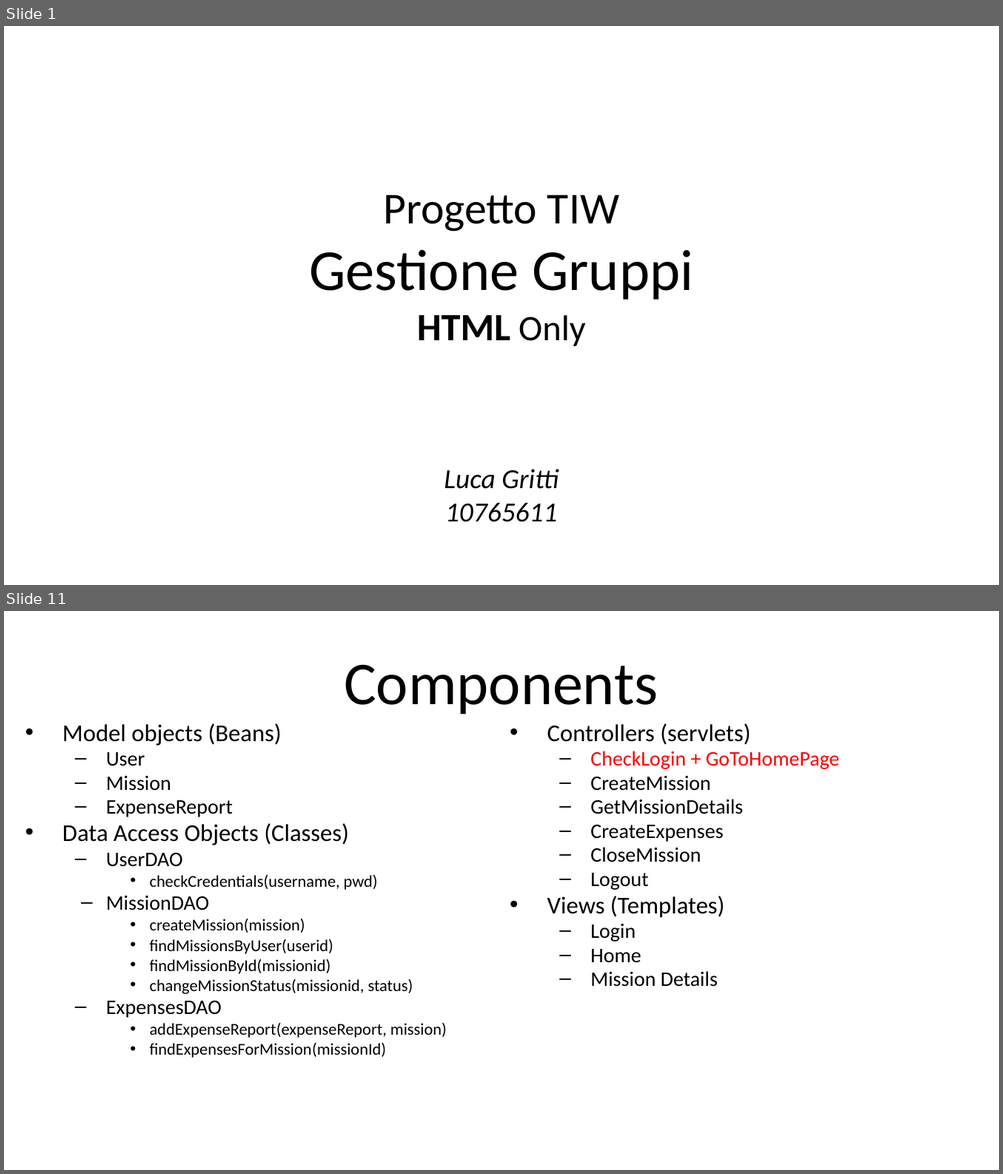
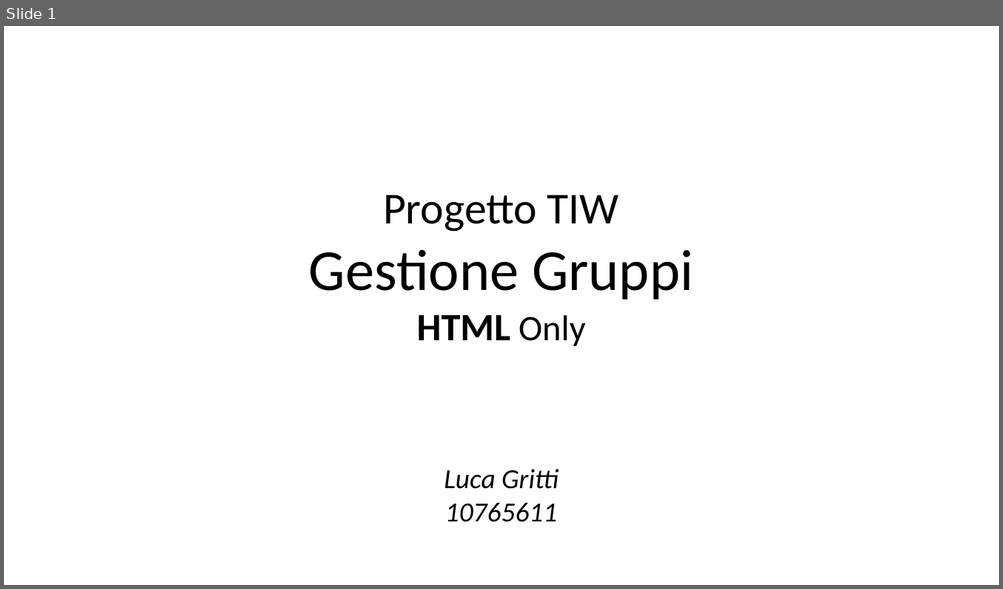
Before and after one commit to lucanotluka/Tecnologie-Informatiche-per-il-Web_-_HTML-Only, a slide deck: TIW-GruppiHTMLOnly.pptx. Shown one above the other, each under a label of ours: slides 1 and 11 before the commit, slide 1 after it; the slides between them are not shown. The pictures are 1003x1174 and 1003x589 pixels, drawn with LibreOffice and Linux fonts; fonts in the diff are those of the drawing. Boxes give left, top, right and bottom in pixels: in the first picture for what was removed or moved away, otherwise in the second. Text is boxed around its words. In the diff, an @@ line names an element or a change of style, - is before the commit and + after.

```diff
--- a/TIW-GruppiHTMLOnly.pptx
+++ b/TIW-GruppiHTMLOnly.pptx
@@ slide 11 removed at [4,611,999,1170], background #FFFFFF @@
@@ title removed at [344,664,658,715] @@
-Components
@@ text removed at [62,723,447,1058] @@
-• Model objects (Beans)
-  – User
-  – Mission
-  – ExpenseReport
-• Data Access Objects (Classes)
-  – UserDAO
-    • checkCredentials(username, pwd)
-  – MissionDAO
-    • createMission(mission)
-    • findMissionsByUser(userid)
-    • findMissionById(missionid)
-    • changeMissionStatus(missionid, status)
-  – ExpensesDAO
-    • addExpenseReport(expenseReport, mission)
-    • findExpensesForMission(missionId)
@@ text removed at [547,723,839,987] @@
-• Controllers (servlets)
-  – CheckLogin + GoToHomePage
-  – CreateMission
-  – GetMissionDetails
-  – CreateExpenses
-  – CloseMission
-  – Logout
-• Views (Templates)
-  – Login
-  – Home
-  – Mission Details
```
Also in this commit, not shown: 6 slides changed, 12 slides added, 10 other slides removed.
